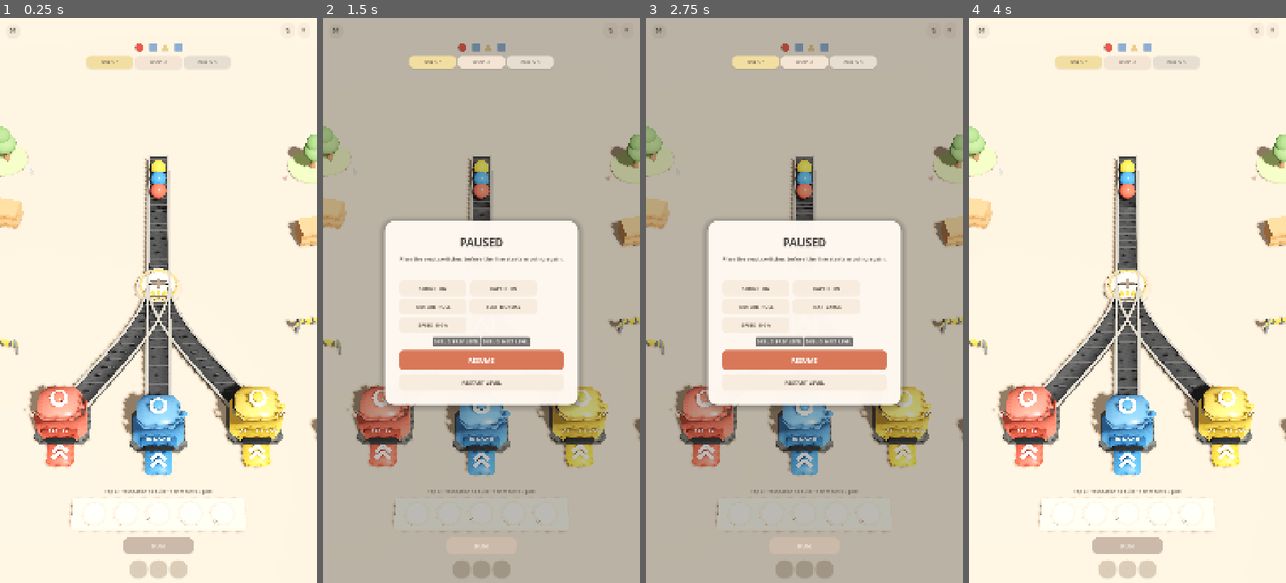
Above: before the commit, frames 1-4 (left to right).
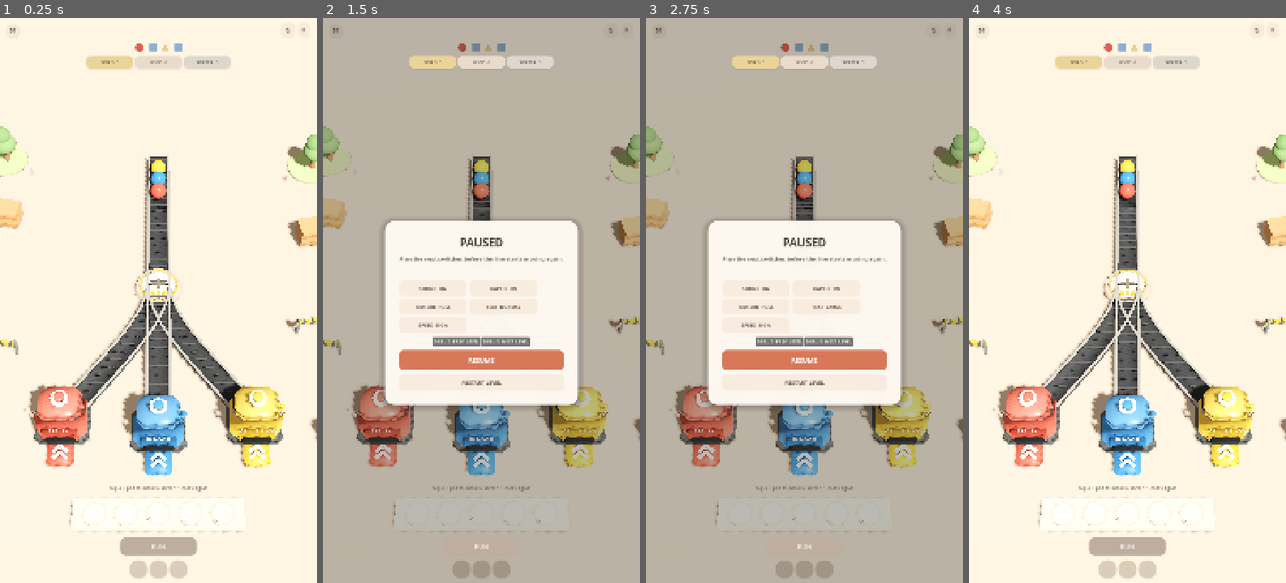
Above: after the commit, the same moments.

Repository: mocchaust64/rail_game
Game: Godot game, scene res://app/main.tscn
Same seed, same stepped clock (60 frames per second), same inputs: the game is played once before the commit and once after it.
Inputs:
- Up to frame 1 (0.25 s): no input
- Up to frame 2 (1.5 s): click "↻" at 0.5 s; click "Ⅱ" at 1.25 s
- Up to frame 3 (2.75 s): click "TEXT NORMAL" at 2 s
- Up to frame 4 (4 s): click "RESTART LEVEL" at 2.75 s; click "↻" at 3.5 s

The runs differ from the first frame. In frame 1, 0.5% of the frame differs, in the area x 32-69%, y 7-96%; in frame 2, 0.2%; in frame 3, 0.2%; in frame 4, 0.5%.

Commit message:
ux: make sorter exit mapping explicit in planning controls

Diff:
--- a/ui/planning_hud.gd
+++ b/ui/planning_hud.gd
@@ -15,6 +15,7 @@
 var _hint_label: Label
 var _config_panel: PanelContainer
 var _config_title: Label
+var _config_subtitle: Label
 var _lane_buttons: Array[Button] = []
 var _remove_button: Button
 var _run_button: Button
@@ -23,7 +24,6 @@
 var _result_title: Label
 var _result_stars: Label
 var _result_subtitle: Label
-
 var _sorter_cost := 3
 var _last_gold := -1
 
@@ -46,12 +46,10 @@
     clear_sorter()
     set_budget(gold_remaining, spent, optimal)
 
-    # Do not expose BEST during planning. The puzzle is stronger when the player
-    # discovers the minimum build themselves and sees the proof on the result card.
     if optimal > 0 and gold_remaining > optimal:
-        _hint_label.text = "Not every foundation is needed • spend as little as possible"
+        _hint_label.text = "Not every build pad is needed  •  find the cheapest route"
     else:
-        _hint_label.text = "Tap a + foundation to build • sorter costs %d gold" % _sorter_cost
+        _hint_label.text = "Tap a + pad to install a sorter  •  costs %d gold" % _sorter_cost
 
 
 func show_running() -> void:
@@ -62,15 +60,12 @@
 func set_budget(gold_remaining: int, spent: int, _optimal: int) -> void:
     if _gold_label == null:
         return
-
-    var gold_changed := _last_gold >= 0 and gold_remaining != _last_gold
+    var changed := _last_gold >= 0 and gold_remaining != _last_gold
     _last_gold = gold_remaining
-
     _gold_label.text = "GOLD  %d" % gold_remaining
     _spent_label.text = "USED  %d" % spent
-    _best_label.text = "BUILD  %d" % _sorter_cost
-
-    if gold_changed:
+    _best_label.text = "SORTER  %d" % _sorter_cost
+    if changed:
         _gold_label.scale = Vector2.ONE * 0.90
         var tween := Motion.tween(_gold_label)
         tween.set_trans(Tween.TRANS_BACK).set_ease(Tween.EASE_OUT)
@@ -87,15 +82,15 @@
     if _config_panel == null:
         return
     _config_panel.visible = true
-    _config_title.text = "SORTER %s   •   3 LANES" % sorter_id
-    _hint_label.text = "Check each lane colour against its destination • then RUN"
+    _config_title.text = "SORTER %s" % sorter_id
+    _config_subtitle.text = "Match EXIT 1 / 2 / 3 to the numbered gates on the belts"
+    _hint_label.text = "Tap an EXIT below to swap its colour  •  then RUN"
 
     for i in range(_lane_buttons.size()):
         var kind := String(mapping[i]) if i < mapping.size() else "red"
-        _lane_buttons[i].text = "%d   %s" % [i + 1, kind.to_upper()]
+        _lane_buttons[i].text = "%d  →  %s" % [i + 1, kind.to_upper()]
         _style_lane_button(_lane_buttons[i], kind)
-
-    _remove_button.text = "REMOVE   +%d" % cost
+    _remove_button.text = "REMOVE  +%d" % cost
 
 
 func clear_sorter() -> void:
@@ -107,7 +102,7 @@
     if _hint_label == null:
         return
     _hint_label.text = message
-    _hint_label.modulate = Color("#C6674C")
+    _hint_label.modulate = Color("#C25F48")
     var tween := Motion.tween(_hint_label)
     tween.tween_property(_hint_label, "modulate", Color.WHITE, 0.35)
 
@@ -152,45 +147,48 @@
     _stats.add_theme_constant_override("separation", 8)
     _root.add_child(_stats)
 
-    _gold_label = _stat_pill("GOLD  0", Color("#F2DEA0"))
-    _spent_label = _stat_pill("USED  0", Color("#F3E4D3"))
-    _best_label = _stat_pill("BUILD  3", Color("#E6DED1"))
+    _gold_label = _stat_pill("GOLD  0", Color("#EAD49A"))
+    _spent_label = _stat_pill("USED  0", Color("#EADCCD"))
+    _best_label = _stat_pill("SORTER  3", Color("#DDD7CD"))
     _stats.add_child(_gold_label)
     _stats.add_child(_spent_label)
     _stats.add_child(_best_label)
 
     _hint_label = Label.new()
     _hint_label.set_anchors_preset(Control.PRESET_CENTER_BOTTOM)
-    _hint_label.position = Vector2(-330, -330)
-    _hint_label.size = Vector2(660, 38)
+    _hint_label.position = Vector2(-360, -342)
+    _hint_label.size = Vector2(720, 40)
     _hint_label.horizontal_alignment = HORIZONTAL_ALIGNMENT_CENTER
     _hint_label.vertical_alignment = VERTICAL_ALIGNMENT_CENTER
     _hint_label.add_theme_font_size_override("font_size", 16)
-    _hint_label.add_theme_color_override("font_color", Color("#685E54"))
+    _hint_label.add_theme_color_override("font_color", Color("#62594F"))
     _root.add_child(_hint_label)
 
     _config_panel = PanelContainer.new()
     _config_panel.set_anchors_preset(Control.PRESET_CENTER_BOTTOM)
-    _config_panel.position = Vector2(-315, -288)
-    _config_panel.size = Vector2(630, 112)
+    _config_panel.position = Vector2(-330, -300)
+    _config_panel.size = Vector2(660, 132)
     _config_panel.mouse_filter = Control.MOUSE_FILTER_STOP
-    _config_panel.add_theme_stylebox_override(
-        "panel",
-        _panel_style(Color("#F8EBDDFA"), 22, Color(0, 0, 0, 0.10), 9)
-    )
+    _config_panel.add_theme_stylebox_override("panel", _panel_style(Color("#EDE0D2FC"), 24, Color(0, 0, 0, 0.10), 9))
     _root.add_child(_config_panel)
 
     var config_box := VBoxContainer.new()
     config_box.alignment = BoxContainer.ALIGNMENT_CENTER
-    config_box.add_theme_constant_override("separation", 7)
+    config_box.add_theme_constant_override("separation", 4)
     _config_panel.add_child(config_box)
 
     _config_title = Label.new()
     _config_title.text = "SORTER"
     _config_title.horizontal_alignment = HORIZONTAL_ALIGNMENT_CENTER
-    _config_title.add_theme_font_size_override("font_size", 17)
-    _config_title.add_theme_color_override("font_color", Color("#514B45"))
+    _config_title.add_theme_font_size_override("font_size", 18)
+    _config_title.add_theme_color_override("font_color", Color("#47423D"))
     config_box.add_child(_config_title)
+
+    _config_subtitle = Label.new()
+    _config_subtitle.horizontal_alignment = HORIZONTAL_ALIGNMENT_CENTER
+    _config_subtitle.add_theme_font_size_override("font_size", 12)
+    _config_subtitle.add_theme_color_override("font_color", Color("#756C63"))
+    config_box.add_child(_config_subtitle)
 
     var lane_row := HBoxContainer.new()
     lane_row.alignment = BoxContainer.ALIGNMENT_CENTER
@@ -199,8 +197,8 @@
 
     for i in range(3):
         var button := Button.new()
-        button.text = "%d   RED" % (i + 1)
-        button.custom_minimum_size = Vector2(142, 42)
+        button.text = "%d  →  RED" % (i + 1)
+        button.custom_minimum_size = Vector2(146, 46)
         button.add_theme_font_size_override("font_size", 15)
         _style_lane_button(button, "red")
         var lane_index := i
@@ -210,7 +208,7 @@
 
     _remove_button = Button.new()
     _remove_button.text = "REMOVE"
-    _remove_button.custom_minimum_size = Vector2(142, 42)
+    _remove_button.custom_minimum_size = Vector2(146, 46)
     _remove_button.add_theme_font_size_override("font_size", 13)
     _style_remove_button(_remove_button)
     _remove_button.pressed.connect(func() -> void: remove_requested.emit())
@@ -219,10 +217,10 @@
     _run_button = Button.new()
     _run_button.text = "RUN"
     _run_button.set_anchors_preset(Control.PRESET_CENTER_BOTTOM)
-    _run_button.position = Vector2(-120, -154)
-    _run_button.size = Vector2(240, 56)
+    _run_button.position = Vector2(-130, -154)
+    _run_button.size = Vector2(260, 60)
     _run_button.mouse_filter = Control.MOUSE_FILTER_STOP
-    _run_button.add_theme_font_size_override("font_size", 21)
+    _run_button.add_theme_font_size_override("font_size", 22)
     _style_run_button(_run_button)
     _run_button.pressed.connect(func() -> void: run_requested.emit())
     _root.add_child(_run_button)
@@ -239,10 +237,7 @@
     _result_panel.size = Vector2(560, 420)
     _result_panel.pivot_offset = Vector2(280, 210)
     _result_panel.mouse_filter = Control.MOUSE_FILTER_STOP
-    _result_panel.add_theme_stylebox_override(
-        "panel",
-        _panel_style(Color("#FFF9F2FC"), 30, Color(0, 0, 0, 0.20), 18)
-    )
+    _result_panel.add_theme_stylebox_override("panel", _panel_style(Color("#F6EEE5FC"), 30, Color(0, 0, 0, 0.20), 18))
     _root.add_child(_result_panel)
 
     var result_box := VBoxContainer.new()
@@ -253,19 +248,19 @@
     _result_title = Label.new()
     _result_title.horizontal_alignment = HORIZONTAL_ALIGNMENT_CENTER
     _result_title.add_theme_font_size_override("font_size", 30)
-    _result_title.add_theme_color_override("font_color", Color("#4D4741"))
+    _result_title.add_theme_color_override("font_color", Color("#47423D"))
     result_box.add_child(_result_title)
 
     _result_stars = Label.new()
     _result_stars.horizontal_alignment = HORIZONTAL_ALIGNMENT_CENTER
     _result_stars.add_theme_font_size_override("font_size", 50)
-    _result_stars.add_theme_color_override("font_color", Color("#DBA93E"))
+    _result_stars.add_theme_color_override("font_color", Color("#D4A23D"))
     result_box.add_child(_result_stars)
 
     _result_subtitle = Label.new()
     _result_subtitle.horizontal_alignment = HORIZONTAL_ALIGNMENT_CENTER
     _result_subtitle.add_theme_font_size_override("font_size", 17)
-    _result_subtitle.add_theme_color_override("font_color", Color("#71675D"))
+    _result_subtitle.add_theme_color_override("font_color", Color("#6A625A"))
     result_box.add_child(_result_subtitle)
 
     var next_button := Button.new()
@@ -297,11 +292,8 @@
     label.horizontal_alignment = HORIZONTAL_ALIGNMENT_CENTER
     label.vertical_alignment = VERTICAL_ALIGNMENT_CENTER
     label.add_theme_font_size_override("font_size", 15)
-    label.add_theme_color_override("font_color", Color("#5F574F"))
-    label.add_theme_stylebox_override(
-        "normal",
-        _panel_style(bg, 14, Color(0, 0, 0, 0.06), 3)
-    )
+    label.add_theme_color_override("font_color", Color("#564F48"))
+    label.add_theme_stylebox_override("normal", _panel_style(bg, 14, Color(0, 0, 0, 0.055), 3))
     return label
 
 
@@ -324,15 +316,15 @@
 
 func _style_run_button(button: Button) -> void:
     var normal := StyleBoxFlat.new()
-    normal.bg_color = Color("#D97858")
+    normal.bg_color = Color("#D87555")
     normal.corner_radius_top_left = 18
     normal.corner_radius_top_right = 18
     normal.corner_radius_bottom_left = 18
     normal.corner_radius_bottom_right = 18
     var pressed := normal.duplicate() as StyleBoxFlat
-    pressed.bg_color = Color("#C7684A")
+    pressed.bg_color = Color("#C76549")
     var disabled := normal.duplicate() as StyleBoxFlat
-    disabled.bg_color = Color("#CBB9AA")
+    disabled.bg_color = Color("#BDAE9F")
     for state in ["normal", "hover", "focus"]:
         button.add_theme_stylebox_override(state, normal)
     button.add_theme_stylebox_override("pressed", pressed)
@@ -340,7 +332,7 @@
     button.add_theme_color_override("font_color", Color.WHITE)
     button.add_theme_color_override("font_hover_color", Color.WHITE)
     button.add_theme_color_override("font_pressed_color", Color.WHITE)
-    button.add_theme_color_override("font_disabled_color", Color("#F1E9E1"))
+    button.add_theme_color_override("font_disabled_color", Color("#EEE6DE"))
 
 
 func _style_lane_button(button: Button, kind: String) -> void:
@@ -348,51 +340,56 @@
     var pressed := StyleBoxFlat.new()
     match kind:
         "red":
-            normal.bg_color = Color("#F1C0B4")
-            pressed.bg_color = Color("#E4A997")
+            normal.bg_color = Color("#E9B5A8")
+            pressed.bg_color = Color("#D99B8A")
         "blue":
-            normal.bg_color = Color("#BDD2E6")
-            pressed.bg_color = Color("#A7C1DA")
+            normal.bg_color = Color("#B3CCE0")
+            pressed.bg_color = Color("#98B8D1")
         "yellow":
-            normal.bg_color = Color("#EAD79C")
-            pressed.bg_color = Color("#DCC47D")
+            normal.bg_color = Color("#E3CF8F")
+            pressed.bg_color = Color("#D2B96D")
         _:
-            normal.bg_color = Color("#EFE1D1")
-            pressed.bg_color = Color("#DCC9B5")
-
+            normal.bg_color = Color("#E3D7CA")
+            pressed.bg_color = Color("#CEBEAE")
     for style in [normal, pressed]:
         style.corner_radius_top_left = 14
         style.corner_radius_top_right = 14
         style.corner_radius_bottom_left = 14
         style.corner_radius_bottom_right = 14
-
     for state in ["normal", "hover", "focus"]:
         button.add_theme_stylebox_override(state, normal)
     button.add_theme_stylebox_override("pressed", pressed)
-    button.add_theme_color_override("font_color", Color("#473F38"))
-    button.add_theme_color_override("font_hover_color", Color("#473F38"))
-    button.add_theme_color_override("font_pressed_color", Color("#473F38"))
-
-
-func _style_secondary_button(button: Button) -> void:
+    button.add_theme_color_override("font_color", Color("#403A35"))
+    button.add_theme_color_override("font_hover_color", Color("#403A35"))
+    button.add_theme_color_override("font_pressed_color", Color("#403A35"))
+
+
+func _style_remove_button(button: Button) -> void:
     var normal := StyleBoxFlat.new()
-    normal.bg_color = Color("#EFE1D1")
+    normal.bg_color = Color("#E6D8CA")
     normal.corner_radius_top_left = 14
     normal.corner_radius_top_right = 14
     normal.corner_radius_bottom_left = 14
     normal.corner_radius_bottom_right = 14
     var pressed := normal.duplicate() as StyleBoxFlat
-    pressed.bg_color = Color("#DCC9B5")
+    pressed.bg_color = Color("#D6C3B2")
     for state in ["normal", "hover", "focus"]:
         button.add_theme_stylebox_override(state, normal)
     button.add_theme_stylebox_override("pressed", pressed)
-    button.add_theme_color_override("font_color", Color("#574F47"))
-    button.add_theme_color_override("font_hover_color", Color("#574F47"))
-    button.add_theme_color_override("font_pressed_color", Color("#574F47"))
-
-
-func _style_remove_button(button: Button) -> void:
-    _style_secondary_button(button)
-    button.add_theme_color_override("font_color", Color("#A95E4C"))
-    button.add_theme_color_override("font_hover_color", Color("#A95E4C"))
-    button.add_theme_color_override("font_pressed_color", Color("#A95E4C"))
+    button.add_theme_color_override("font_color", Color("#A05642"))
+    button.add_theme_color_override("font_hover_color", Color("#A05642"))
+    button.add_theme_color_override("font_pressed_color", Color("#A05642"))
+
+
+func _style_secondary_button(button: Button) -> void:
+    var normal := StyleBoxFlat.new()
+    normal.bg_color = Color("#E5D9CC")
+    normal.corner_radius_top_left = 16
+    normal.corner_radius_top_right = 16
+    normal.corner_radius_bottom_left = 16
+    normal.corner_radius_bottom_right = 16
+    for state in ["normal", "hover", "pressed", "focus"]:
+        button.add_theme_stylebox_override(state, normal)
+    button.add_theme_color_override("font_color", Color("#514B45"))
+    button.add_theme_color_override("font_hover_color", Color("#514B45"))
+    button.add_theme_color_override("font_pressed_color", Color("#514B45"))
